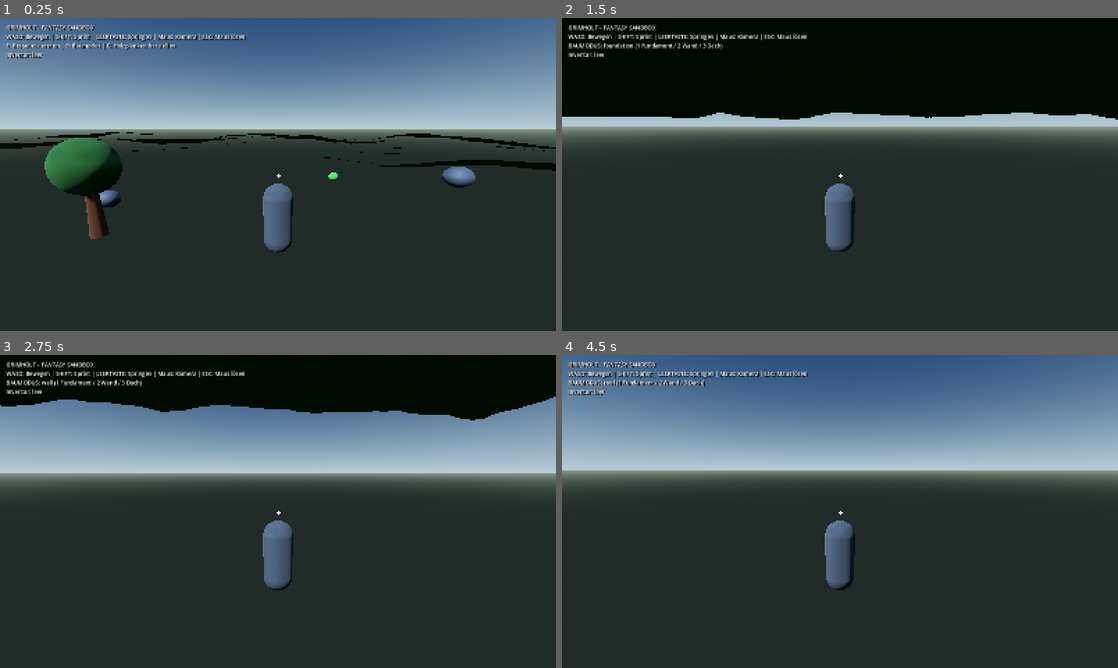
Above: before the commit, frames 1-4 (two rows, left to right).
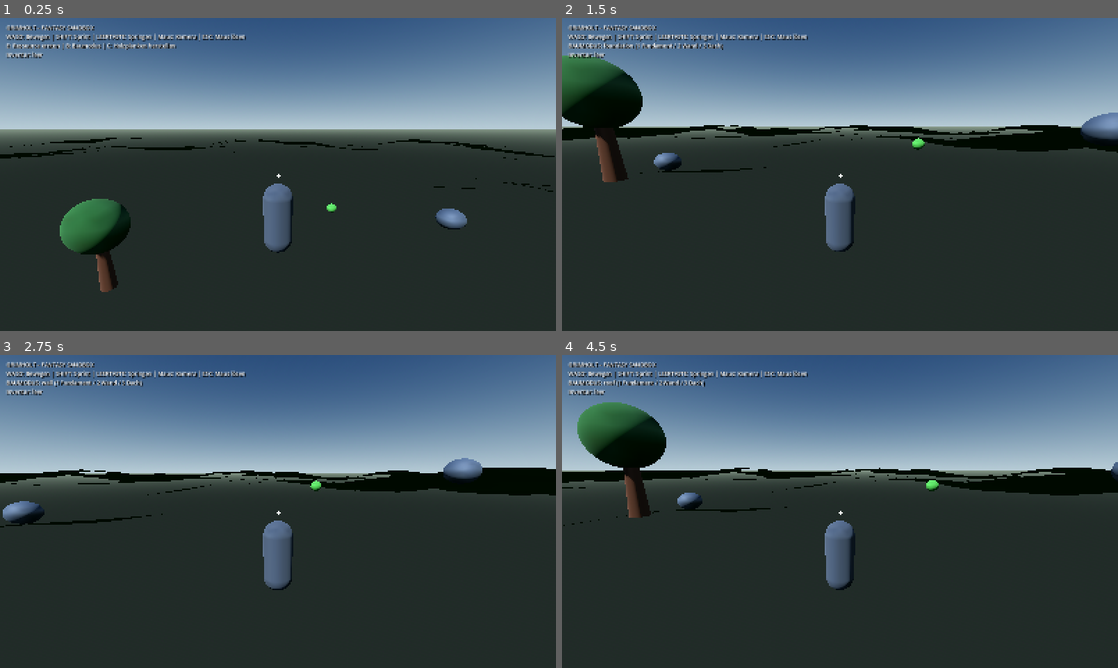
Above: after the commit, the same moments.

Repository: HazelTheSquirrel/Grimholt-Test
Game: Godot game, scene res://scenes/main.tscn
Two runs of this game, one before a commit and one after it. Both use one fixed random seed, a clock stepped at 60 frames per second and the inputs below.
Inputs (mouse positions are in pixels of both pictures, inside the frame that each line leads up to):
- Up to frame 1 (0.25 s): no input
- Up to frame 2 (1.5 s): tap Enter at 0.5 s; move the mouse to (867, 174) at 0.52 s; hold W (move_forward) from 0.53 s (still down); tap B at 0.6 s; click (867, 174) at 0.67 s; tap Space at 0.77 s; move the mouse to (812, 174) at 1.27 s; tap 1 at 1.35 s
- Up to frame 3 (2.75 s): keep holding W (move_forward); tap Space at 1.52 s; move the mouse to (289, 505) at 2.02 s; tap 2 at 2.1 s
- Up to frame 4 (4.5 s): keep holding W (move_forward); move the mouse to (834, 517) at 2.77 s; tap 3 at 2.85 s; click (834, 517) at 2.92 s; tap Space at 3.02, 3.77, 4.25 s; move the mouse to (878, 514) at 3.52 s; tap C at 3.6 s; move the mouse to (795, 508) at 4.27 s; tap Shift at 4.35 s

The runs differ from the first frame. In frame 1, 6.9% of the frame differs, in the area x 0-100%, y 36-88%; in frame 2, 35%, in the area x 0-100%, y 0-53%; in frame 3, 21%; in frame 4, 6.8%.

Commit message:
Increase player spawn clearance above terrain

Diff:
--- a/Grimholt/scripts/main.gd
+++ b/Grimholt/scripts/main.gd
@@ -21,7 +21,7 @@
     player.add_child(inventory)
     player.inventory = inventory
     player.building_system = building_system
-    player.global_position = Vector3(0.0, terrain.height_at(0.0, 0.0) + 2.0, 0.0)
+    player.global_position = Vector3(0.0, terrain.height_at(0.0, 0.0) + 5.0, 0.0)
     terrain.populate_resources(inventory)
 
 func _setup_environment() -> void:
